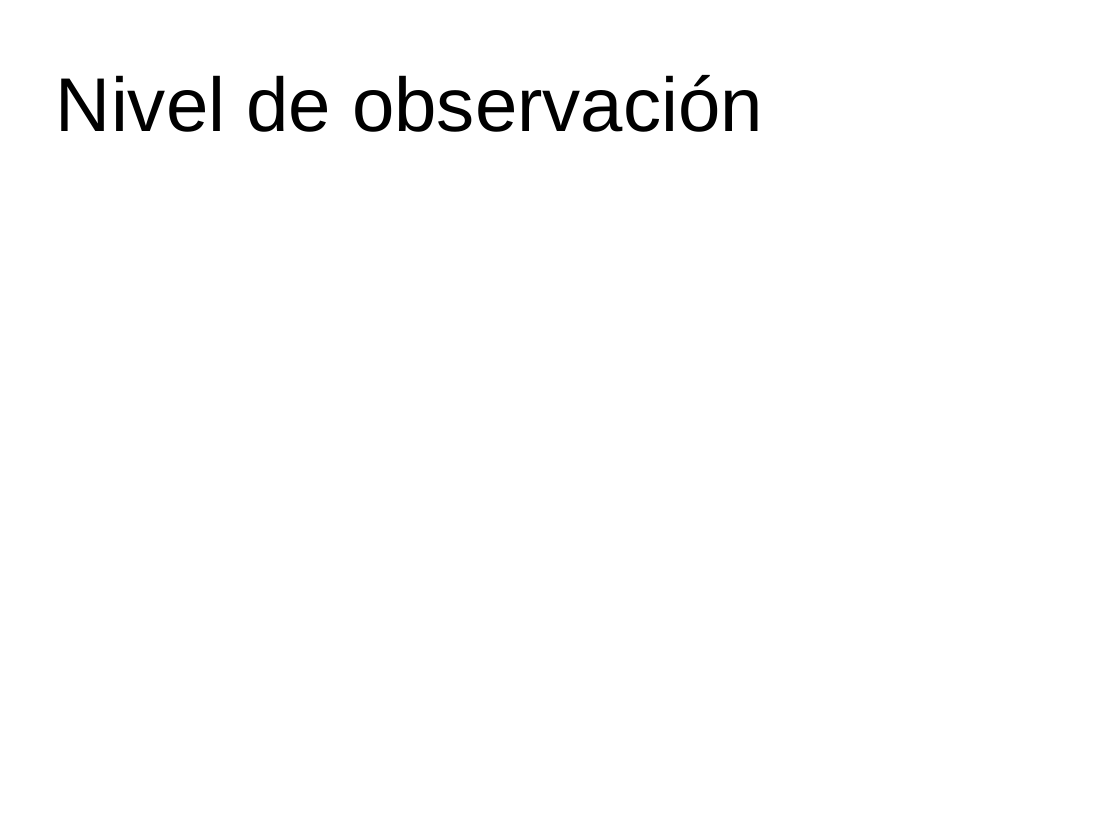
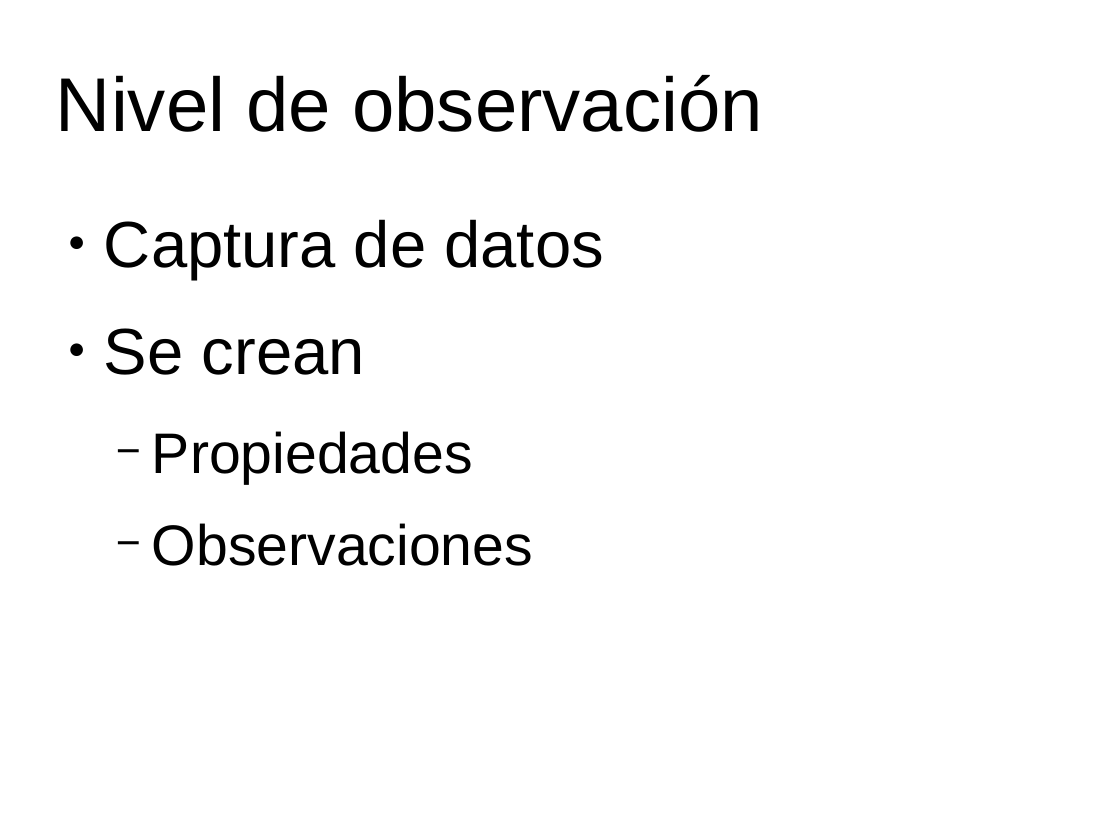
Before and after one commit to RubenAgudo/TFG_Documentation, a slide deck: slide 4 of Attachments/Presentacion.odp. Drawn at 1120x840 pixels with LibreOffice and Linux fonts; fonts in the diff are those of the drawing; background and template pictures are left out. Boxes give left, top, right and bottom in pixels: in the first picture for what was removed or moved away, otherwise in the second. Text is boxed around its words. In the diff, an @@ line names an element or a change of style, - is before the commit and + after.

```diff
--- a/Attachments/Presentacion.odp
+++ b/Attachments/Presentacion.odp
@@ text added at [104, 219, 603, 566], 40.5 pt, text #000000 @@
+● Captura de datos
+● Se crean
+  − Propiedades
+  − Observaciones
```
Also in this commit, not shown: 3 other slides changed, 3 slides added.
